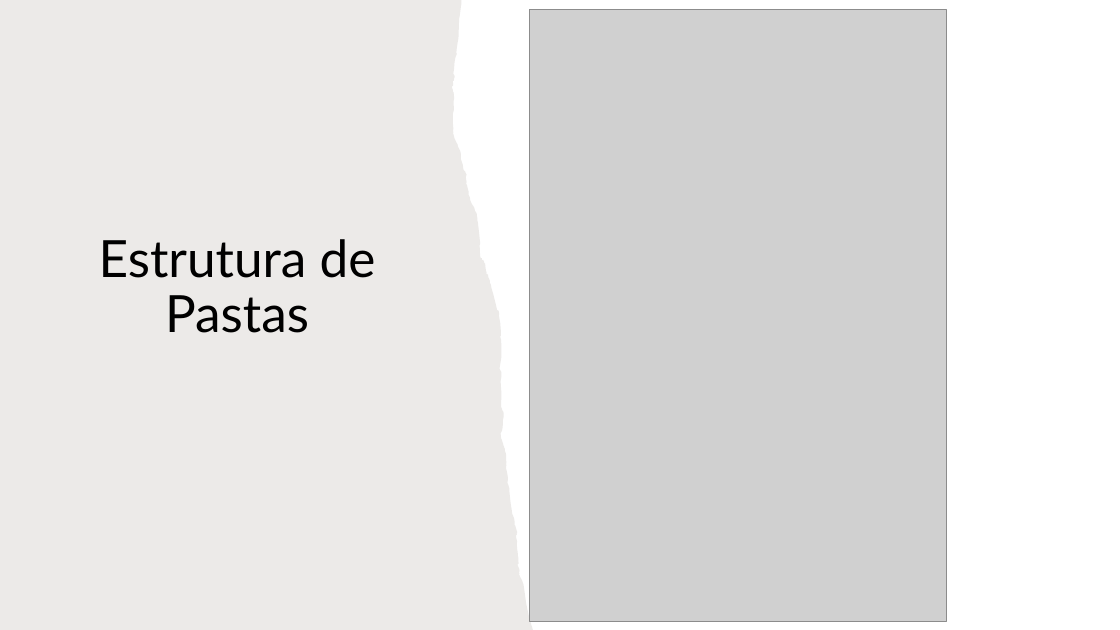
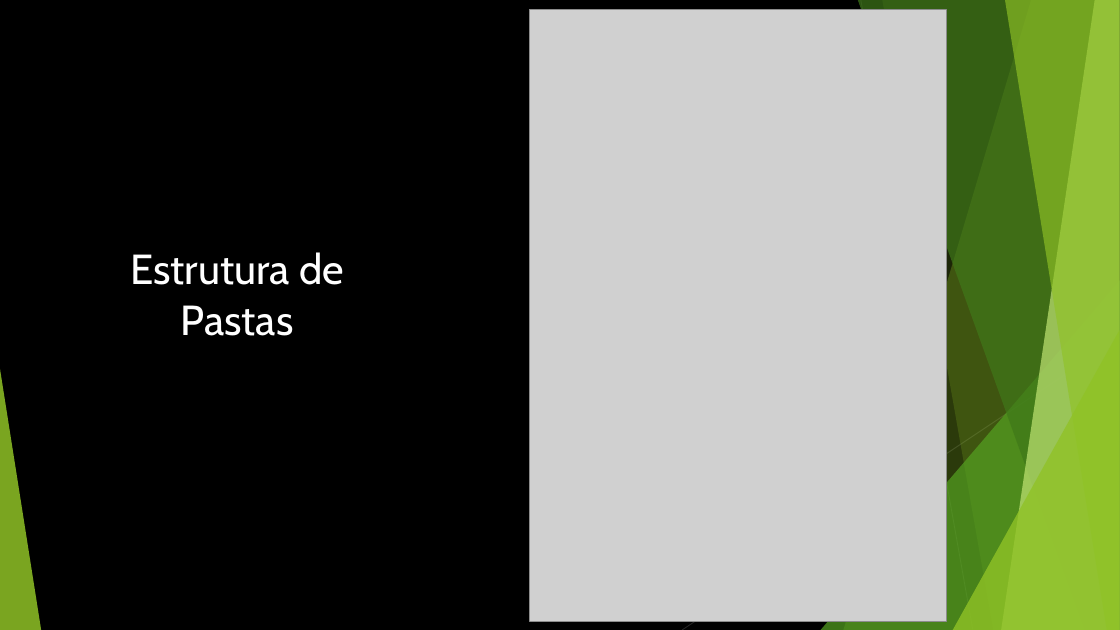
Before and after one commit to DavidMacieira/Gestao-Alunos, a slide deck: slide 3 of TP.pptx. Drawn at 1120x630 pixels with LibreOffice and Linux fonts; fonts in the diff are those of the drawing; grey boxes stand for pictures. Boxes give left, top, right and bottom in pixels: in the first picture for what was removed or moved away, otherwise in the second. Text is boxed around its words. In the diff, an @@ line names an element or a change of style, - is before the commit and + after.

```diff
--- a/TP.pptx
+++ b/TP.pptx
@@ background #FFFFFF to #000000 @@
@@ freeform shape removed at box(0, 0, 534, 630) @@
@@ title "Estrutura de Pastas" at box(130, 252, 344, 336): size 44 to 36 pt, font Lato to Cabin, text colour #000000 to #FFFFFF; line spacing 0.9 to 1 @@
@@ group added at box(0, 0, 1120, 630): 5 freeform shapes, 3 triangles, 2 lines @@
```
Also in this commit, not shown: 2 other slides changed, 5 slides added, 5 other files.
